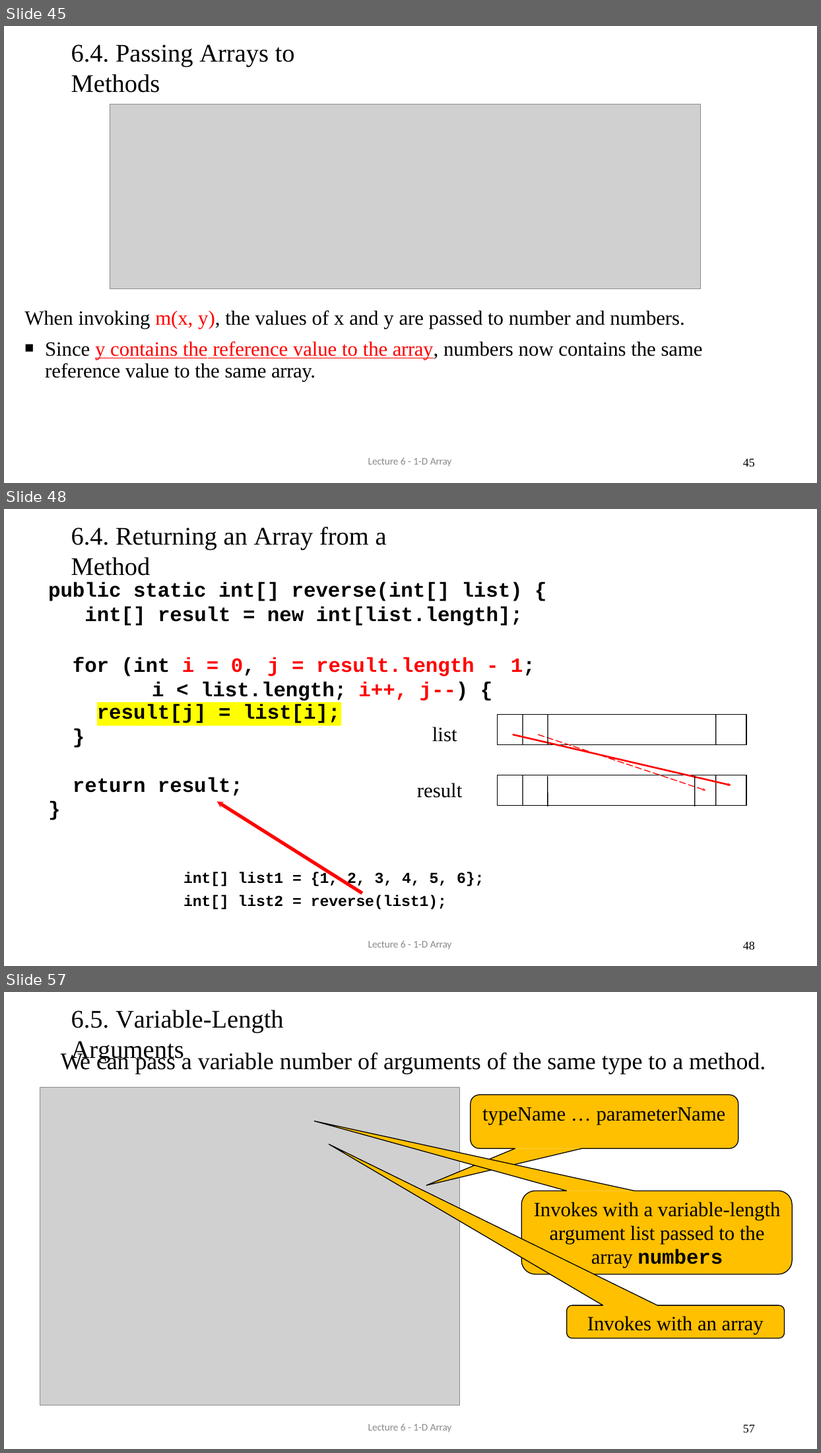
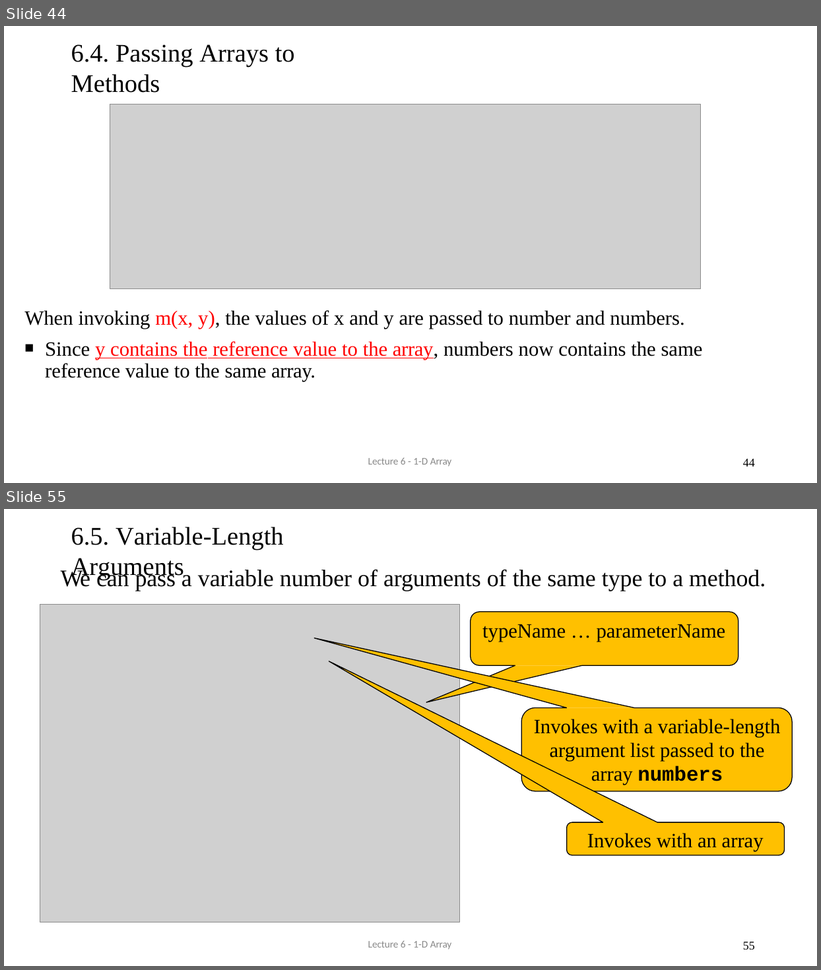
Before and after one commit to AughdonBreslin/CS501IntroToJava, a slide deck: Lectures/6_1DArray.pptx. Shown one above the other, each under a label of ours: slides 45, 48 and 57 before the commit, slides 44 and 55 after it; the slides between them are not shown. The pictures are 821x1453 and 821x970 pixels, drawn with LibreOffice and Linux fonts; fonts in the diff are those of the drawing; grey boxes stand for pictures. Boxes give left, top, right and bottom in pixels: in the first picture for what was removed or moved away, otherwise in the second. Text is boxed around its words. In the diff, an @@ line names an element or a change of style, - is before the commit and + after.

```diff
--- a/Lectures/6_1DArray.pptx
+++ b/Lectures/6_1DArray.pptx
@@ slide 48 removed at [4, 509, 817, 966], background #FFFFFF @@
@@ title removed at [71, 527, 387, 576] @@
-6.4. Returning an Array from a Method
@@ text removed at [48, 582, 535, 701] @@
-public static int[] reverse(int[] list) { int[] result = new int[list.length];
-for (int i = 0, j = result.length - 1; i < list.length; i++, j--) {
@@ rectangle removed at [96, 702, 341, 726] @@
-result[j] = list[i];
@@ text removed at [72, 722, 86, 749] @@
-}
@@ text removed at [432, 727, 457, 742] @@
-list
@@ text removed at [73, 778, 243, 796] @@
-return result;
-}
@@ text removed at [417, 783, 462, 798] @@
-result
@@ group removed at [498, 714, 746, 807]: 10 freeform shapes @@
@@ freeform shape removed at [217, 802, 363, 895] @@
@@ text removed at [184, 873, 484, 910] @@
-int[] list1 = {1, 2, 3, 4, 5, 6};
-int[] list2 = reverse(list1);
@@ text removed at [368, 941, 452, 950] @@
-Lecture 6 - 1-D Array
@@ page number removed at [743, 942, 755, 950] @@
-48
@@ what was slide 45 is now slide 44 @@
@@ page number at [743, 459, 755, 467]: text changed @@
-45
+44
@@ what was slide 57 is now slide 55 @@
@@ page number at [743, 942, 755, 950]: text changed @@
-57
+55
```
Also in this commit, not shown: 7 slides changed, 2 other slides removed, 23 other files.
